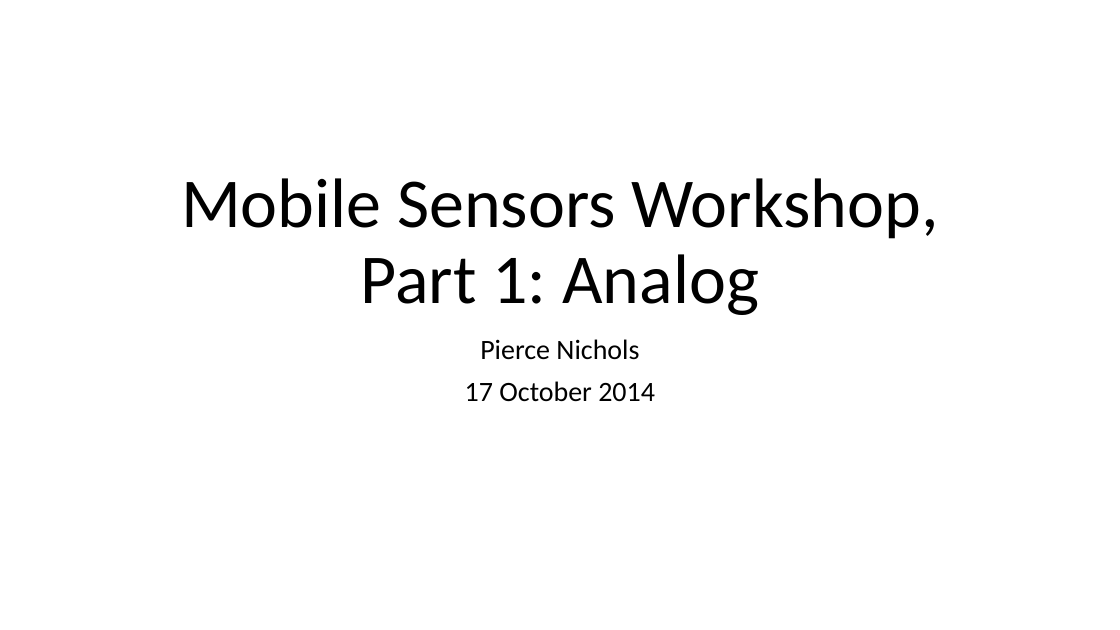
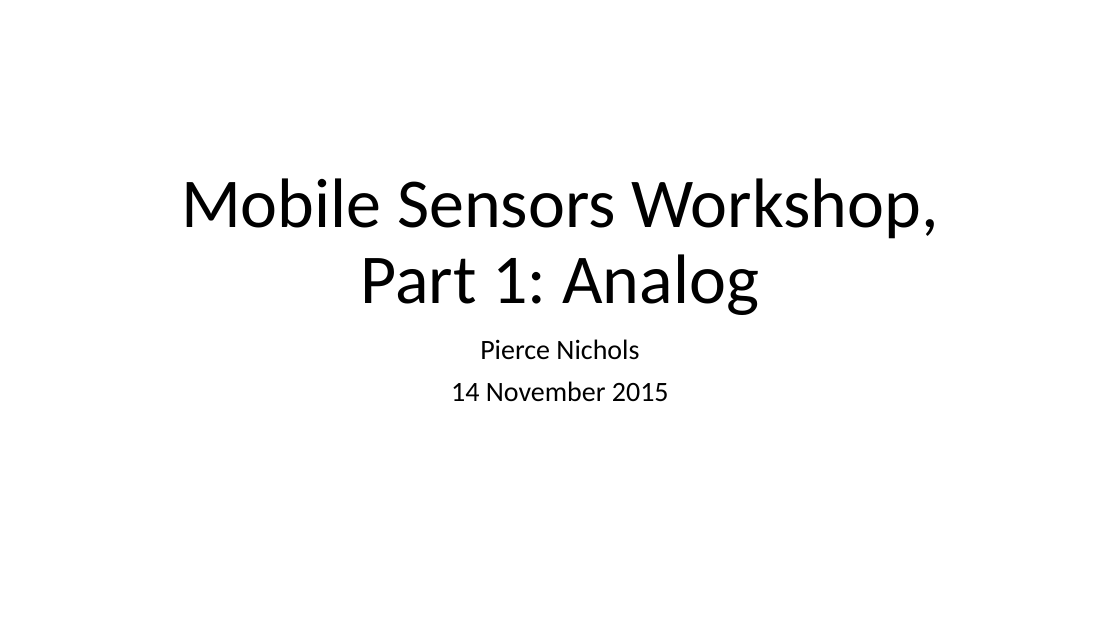
Before and after one commit to logos-electromechanical/SensorWorkshop, a slide deck: slide 1 of presentation/Mobile Sensors Workshop, Part 1.pptx. Drawn at 1120x630 pixels with LibreOffice and Linux fonts; fonts in the diff are those of the drawing. Boxes give left, top, right and bottom in pixels: in the first picture for what was removed or moved away, otherwise in the second. Text is boxed around its words. In the diff, an @@ line names an element or a change of style, - is before the commit and + after.

```diff
--- a/presentation/Mobile Sensors Workshop, Part 1.pptx
+++ b/presentation/Mobile Sensors Workshop, Part 1.pptx
@@ subtitle at [451,381,669,402]: text changed @@
-17 October 2014
+14 November 2015
```
Also in this commit, not shown: 8 other slides changed, 2 slides added, 8 other files.
